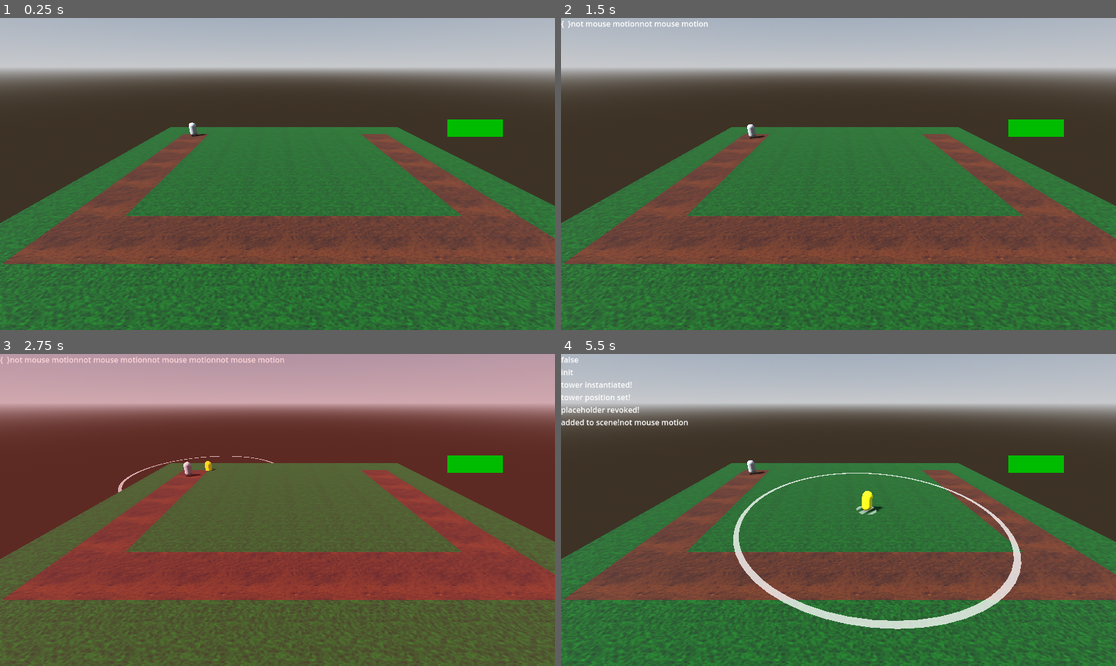
Above: before the commit, frames 1-4 (two rows, left to right).
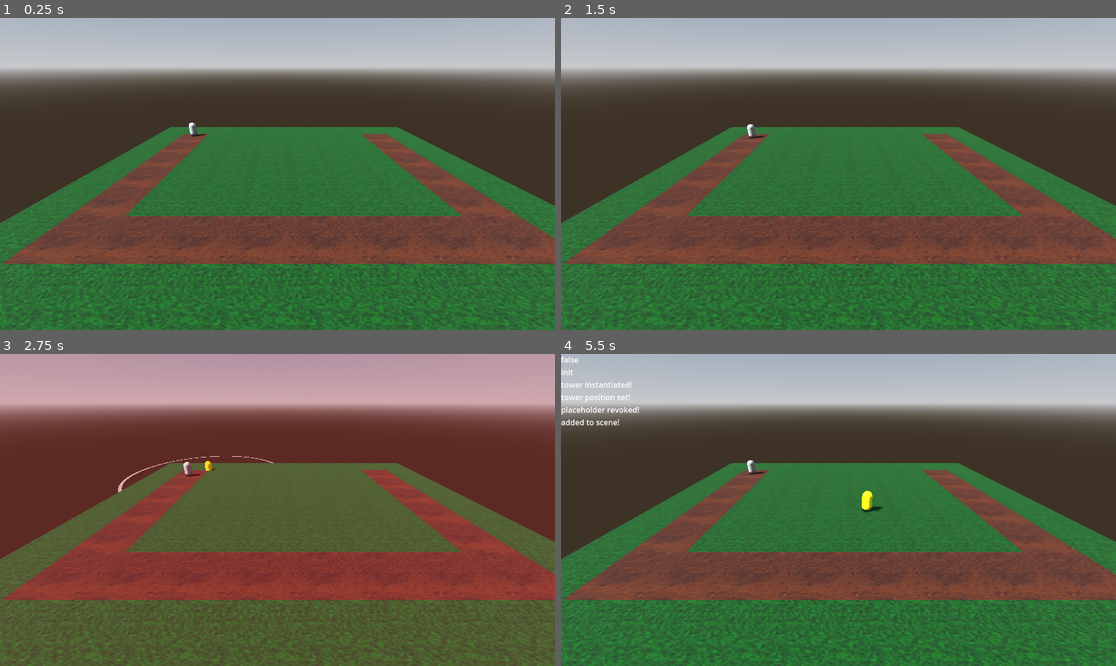
Above: after the commit, the same moments.

Repository: SirRight12/Godot-Tower-Defense
Game: Godot game, scene res://main.tscn
Two runs of this game, one before a commit and one after it. Both use one fixed random seed, a clock stepped at 60 frames per second and the inputs below.
Inputs (mouse positions are in pixels of both pictures, inside the frame that each line leads up to):
- Up to frame 1 (0.25 s): no input
- Up to frame 2 (1.5 s): move the mouse to (960, 158) at 0.52 s; click (960, 158) at 0.6 s; move the mouse to (727, 189) at 1.27 s; click (727, 189) at 1.35 s
- Up to frame 3 (2.75 s): move the mouse to (333, 441) at 2.02 s; tap 1 (select1) at 2.1 s; click (333, 441) at 2.3 s
- Up to frame 4 (5.5 s): move the mouse to (810, 572) at 2.77 s; tap one key every 0.75 s from 2.85 s: 2 (select2) 3 (select3) 4 (select4) 5 (select5); click (810, 572) at 3.05 s; move the mouse to (1005, 556) at 3.52 s; click (1005, 556) at 3.8 s; move the mouse to (672, 463) at 4.27 s; click (672, 463) at 4.55 s; move the mouse to (866, 510) at 5.02 s; click (866, 510) at 5.3 s

The runs differ from the first frame. In frame 1, 0.6% of the frame differs, in the area x 80-91%, y 32-39%; in frame 2, 0.8%; in frame 3, 0.9%; in frame 4, 2.7%, in the area x 10-91%, y 20-89%.
Error before the commit: Invalid assignment of property or key 'visible' with value of type 'bool' on a base object of type 'Nil'. (res://Raycast.gd:143)

Commit message:
Debugging time!

Diff:
--- a/Raycast.gd
+++ b/Raycast.gd
@@ -46,12 +46,13 @@
 	handle_cancel(event)
 	handle_tower_pick(event)
 	handle_enemy_pick(event)
-func cast(mask:int =1) -> Dictionary:
+func cast(mask:int = 1) -> Dictionary:
 	var world = get_world_3d().direct_space_state
 	var mouse = get_viewport().get_mouse_position()
 	var from = project_ray_origin(mouse)
 	var to = from + project_ray_normal(mouse) * 1000
 	var query = PhysicsRayQueryParameters3D.create(from,to)
+	query.set_collide_with_areas(true)
 	if mask:
 		query.set_collision_mask(mask)
 	var result = world.intersect_ray(query)
@@ -66,7 +67,6 @@
 		console.log_out("init")
 		console.log_ln()
 		var tower = current_selected.instantiate()
-		tower.hide_all()
 		console.log_out("tower instantiated!")
 		console.log_ln()
 		tower.set_position(placeholder_position)
@@ -78,6 +78,7 @@
 		get_parent_node_3d().add_child(tower)
 		console.log_out("added to scene!")
 		placed_tower = true
+		tower.hide_all()
 func handle_move(event):
 	if !place_holder_tower: return
 	if !event is InputEventMouseMotion: return
@@ -119,28 +120,27 @@
 	if event.is_action_released("pick"):
 		var result = cast(2)
 		if !result:
-			inspected_tower.hide_all()
-			inspecting_tower = false
-			inspected_tower = false
+			if inspected_tower:
+				inspected_tower.hide_all()
+				inspecting_tower = false
+				inspected_tower = false
 			return
 		if result['collider'].name != "TowerCollider":
 			return
 		if inspected_tower:
 			inspected_tower.hide_all()
 		var parent = result['collider'].get_parent_node_3d()
+		parent.show_all()
 		inspecting_tower = true
 		inspected_tower = parent
 
 
 func handle_enemy_pick(event):
 	if not event is InputEventMouseMotion:
-		console.log_out("not mouse motion")
 		return
-	var result = cast(4)
-	console.log_clear()
-	console.log_out(result)
+	var result = cast(8)
 	if !result:
 		follow_mouse.visible = false
 		return
 	follow_mouse.visible = true
-	#follow_mouse.position = get_viewport().get_mouse_position()
+	follow_mouse.position = get_viewport().get_mouse_position()
--- a/Tower.gd
+++ b/Tower.gd
@@ -1,7 +1,7 @@
 @icon("res://Tower.svg")
 extends Node3D
 class_name Tower
-@export var range:float = 1.0
+@export var tower_range:float = 1.0
 @export var cost:int = 100
 @export var upgrades:Array[Upgrade]
 @onready var utils = find_child("TowerUtils")
--- a/Upgrade.gd
+++ b/Upgrade.gd
@@ -2,4 +2,4 @@
 class_name Upgrade
 @export_category("Common Upgrades")
 @export var cost:int = 100
-@export var range:float = 0.0
+@export var upgrade_range:float = 0.0
--- a/basic.tscn
+++ b/basic.tscn
@@ -7,10 +7,6 @@
 height = 0.5
 
 [sub_resource type="CapsuleShape3D" id="CapsuleShape3D_6cr5x"]
-radius = 0.125
-height = 0.5
-
-[sub_resource type="CapsuleShape3D" id="CapsuleShape3D_q4jkf"]
 radius = 0.125
 height = 0.5
 
@@ -26,14 +22,8 @@
 
 [node name="Hitbox" type="Area3D" parent="."]
 transform = Transform3D(1, 0, 0, 0, 1, 0, 0, 0, 1, 0, 0.4, 0)
+collision_layer = 8
+collision_mask = 8
 
 [node name="CollisionShape3D" type="CollisionShape3D" parent="Hitbox"]
 shape = SubResource("CapsuleShape3D_6cr5x")
-
-[node name="EnemyPicker" type="StaticBody3D" parent="."]
-transform = Transform3D(1, 0, 0, 0, 1, 0, 0, 0, 1, 0, 0.4, 0)
-collision_layer = 8
-collision_mask = 8
-
-[node name="CollisionShape3D" type="CollisionShape3D" parent="EnemyPicker"]
-shape = SubResource("CapsuleShape3D_q4jkf")
--- a/main.tscn
+++ b/main.tscn
@@ -42,11 +42,12 @@
 loop = false
 tilt_enabled = false
 
-[node name="Camera3D" type="Camera3D" parent="." node_paths=PackedStringArray("console", "filter_root")]
+[node name="Camera3D" type="Camera3D" parent="." node_paths=PackedStringArray("console", "filter_root", "follow_mouse")]
 transform = Transform3D(1, 0, 0, 0, 0.884581, 0.466387, 0, -0.466387, 0.884581, 2.71098, 2.49812, 7.85196)
 script = ExtResource("1_rp8mg")
 console = NodePath("../Console")
 filter_root = NodePath("../Control")
+follow_mouse = NodePath("../FollowMouse")
 tower_1 = ExtResource("2_6v55k")
 tower_2 = ExtResource("2_6v55k")
 tower_3 = ExtResource("2_6v55k")
@@ -106,8 +107,18 @@
 [node name="Easy" parent="." instance=ExtResource("6_bcsvp")]
 
 [node name="FollowMouse" type="ColorRect" parent="."]
+visible = false
 offset_left = 928.0
 offset_top = 211.0
 offset_right = 1044.0
 offset_bottom = 247.0
+mouse_filter = 2
 color = Color(0, 0.737255, 0, 1)
+
+[node name="Label" type="Label" parent="FollowMouse"]
+layout_mode = 0
+offset_right = 116.0
+offset_bottom = 36.0
+text = "10/10"
+horizontal_alignment = 1
+vertical_alignment = 1
--- a/project.godot
+++ b/project.godot
@@ -57,3 +57,8 @@
 
 3d_physics/layer_3="Deny Placement"
 3d_physics/layer_4="Enemy Picking"
+3d_physics/layer_7="Enemy Detection"
+
+[rendering]
+
+renderer/rendering_method="gl_compatibility"
--- a/speedy.tscn
+++ b/speedy.tscn
@@ -35,8 +35,8 @@
 shape = SubResource("CapsuleShape3D_18ct4")
 
 [node name="EnemyPicker" type="StaticBody3D" parent="."]
-collision_layer = 8
-collision_mask = 8
+collision_layer = 16
+collision_mask = 16
 
 [node name="CollisionShape3D" type="CollisionShape3D" parent="EnemyPicker"]
 transform = Transform3D(1, 0, 0, 0, 1, 0, 0, 0, 1, 0, 0.4, 0)
--- a/tower_utils.tscn
+++ b/tower_utils.tscn
@@ -27,6 +27,8 @@
 
 [node name="Range" type="Area3D" parent="."]
 transform = Transform3D(1, 0, 0, 0, 1, 0, 0, 0, 1, 0, 0.01, 0)
+collision_layer = 64
+collision_mask = 64
 script = ExtResource("1_nr22f")
 
 [node name="CollisionShape3D" type="CollisionShape3D" parent="Range"]
Not shown: 1 places in basic.tscn that only renumber resources
Not shown: 4 places in tileset.tres that only renumber resources
